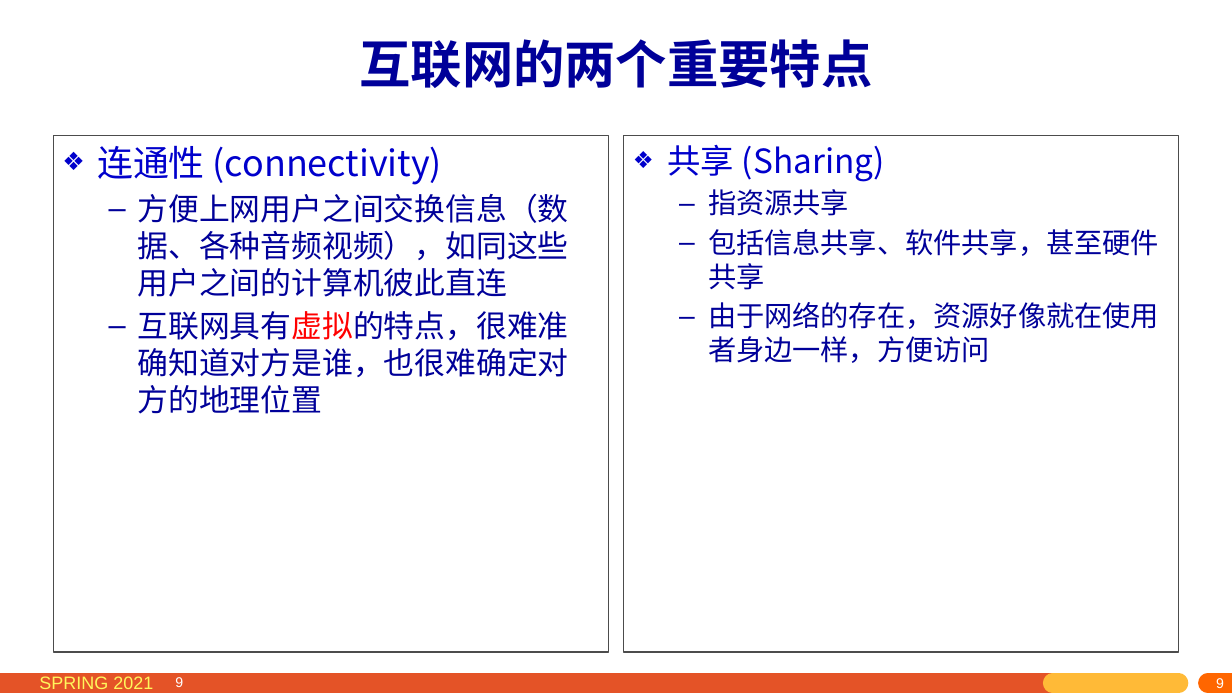
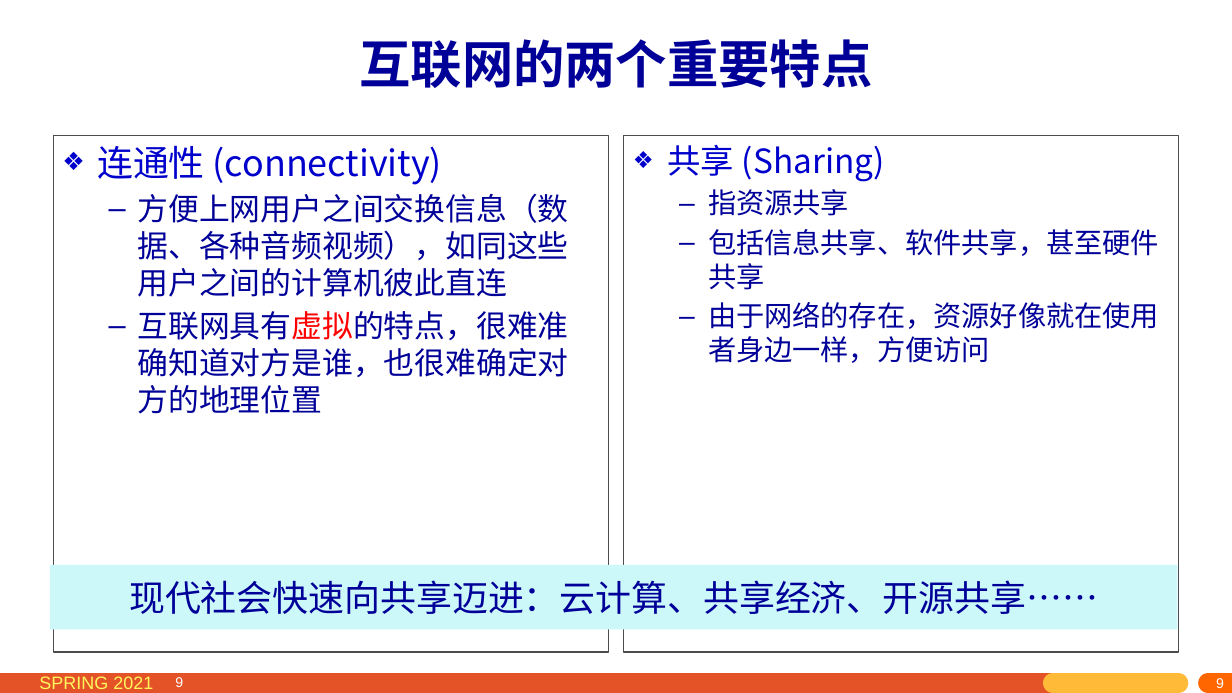
Before and after one commit to network-whu/2021, a slide deck: slide 9 of slides/instruction/01.pptx. Drawn at 1232x693 pixels with LibreOffice and Linux fonts; fonts in the diff are those of the drawing. Boxes give left, top, right and bottom in pixels: in the first picture for what was removed or moved away, otherwise in the second. Text is boxed around its words. In the diff, an @@ line names an element or a change of style, - is before the commit and + after.

```diff
--- a/slides/instruction/01.pptx
+++ b/slides/instruction/01.pptx
@@ rectangle added at (50,565,1177,629), fill #CCF8F9, 28 pt, text #000099 @@
+现代社会快速向共享迈进：云计算、共享经济、开源共享……
```
Also in this commit, not shown: 8 other slides changed.
